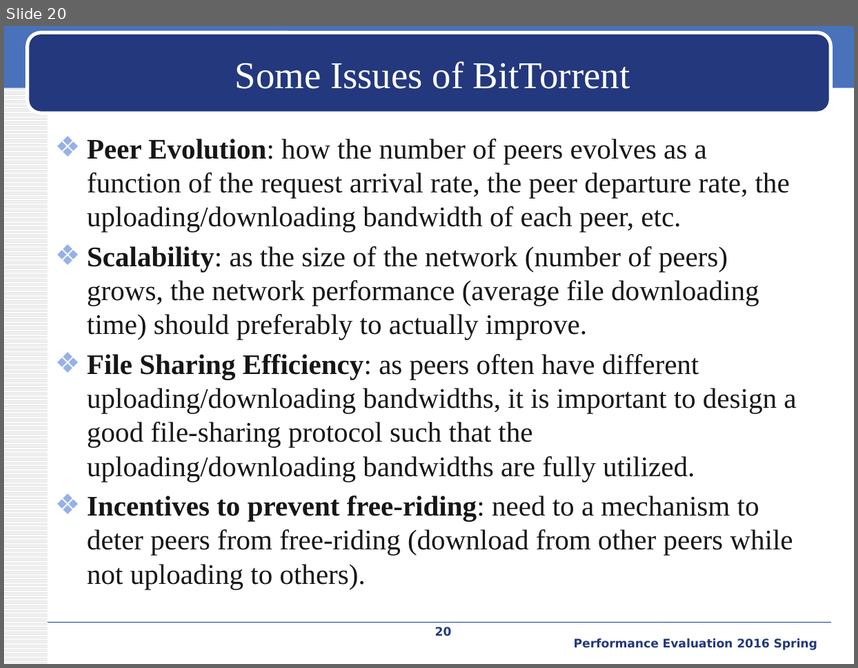
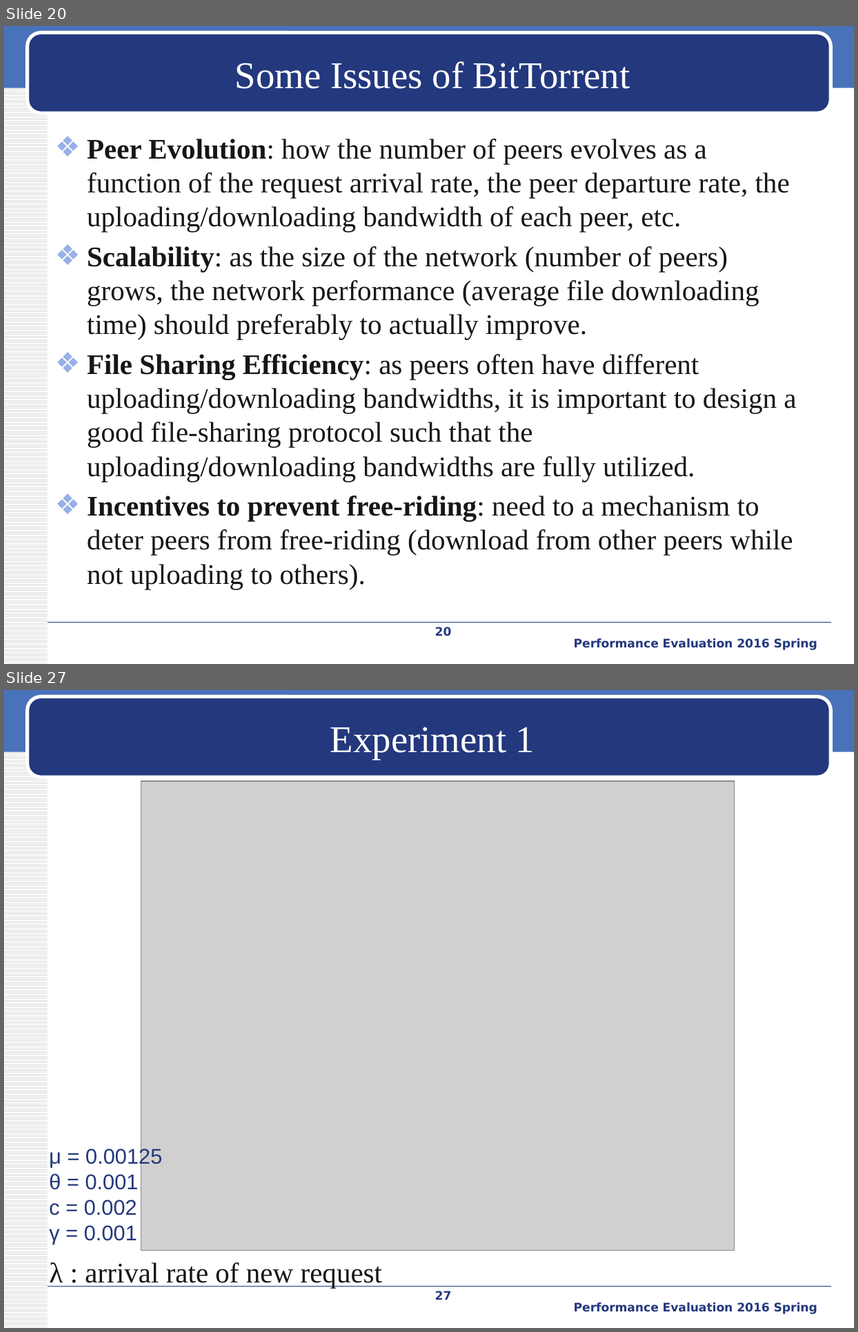
Before and after one commit to iamyuanchung/PE_104_2, a slide deck: final/BT-like-peer2peer.pptx. Shown one above the other, each under a label of ours: slide 20 before the commit, slides 20 and 27 after it; the slides between them are not shown. The pictures are 858x668 and 858x1332 pixels, drawn with LibreOffice and Linux fonts; fonts in the diff are those of the drawing; grey boxes stand for pictures; background and template pictures are left out. Boxes give left, top, right and bottom in pixels: in the first picture for what was removed or moved away, otherwise in the second. Text is boxed around its words. In the diff, an @@ line names an element or a change of style, - is before the commit and + after.

```diff
--- a/final/BT-like-peer2peer.pptx
+++ b/final/BT-like-peer2peer.pptx
@@ slide 27 added at [4, 690, 854, 1328], background #FFFFFF; not listed: 4 template elements that a slide beside it also shows @@
@@ title added at [330, 727, 535, 760], 32 pt, text #FFFFFF @@
+Experiment 1
@@ picture added at [141, 781, 734, 1250] @@
@@ text added at [49, 1147, 162, 1243], 18 pt, text #23387D @@
+μ = 0.00125
+θ = 0.001
+c = 0.002
+γ = 0.001
@@ text added at [50, 1262, 383, 1288], 24 pt, text #161616 @@
+λ : arrival rate of new request
@@ page number added at [435, 1290, 452, 1299], 10 pt, text #23387D, bold @@
+27
@@ text added at [574, 1302, 818, 1314], 10 pt, text #23387D, bold @@
+Performance Evaluation 2016 Spring
```
Also in this commit, not shown: 4 slides changed, 17 other slides added.
